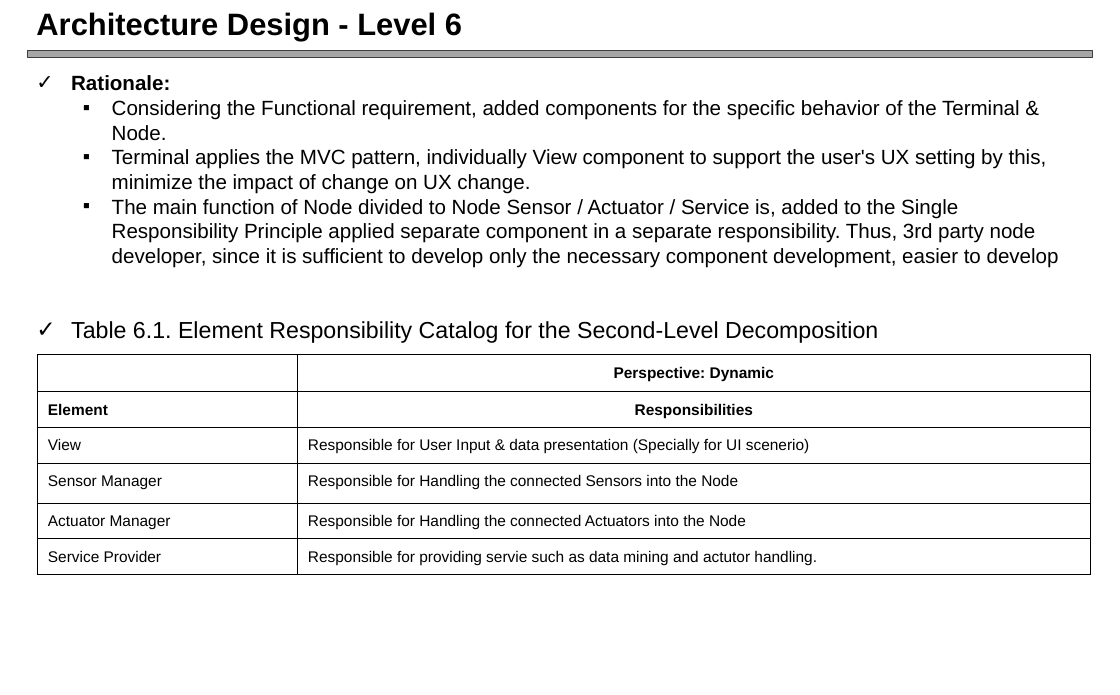
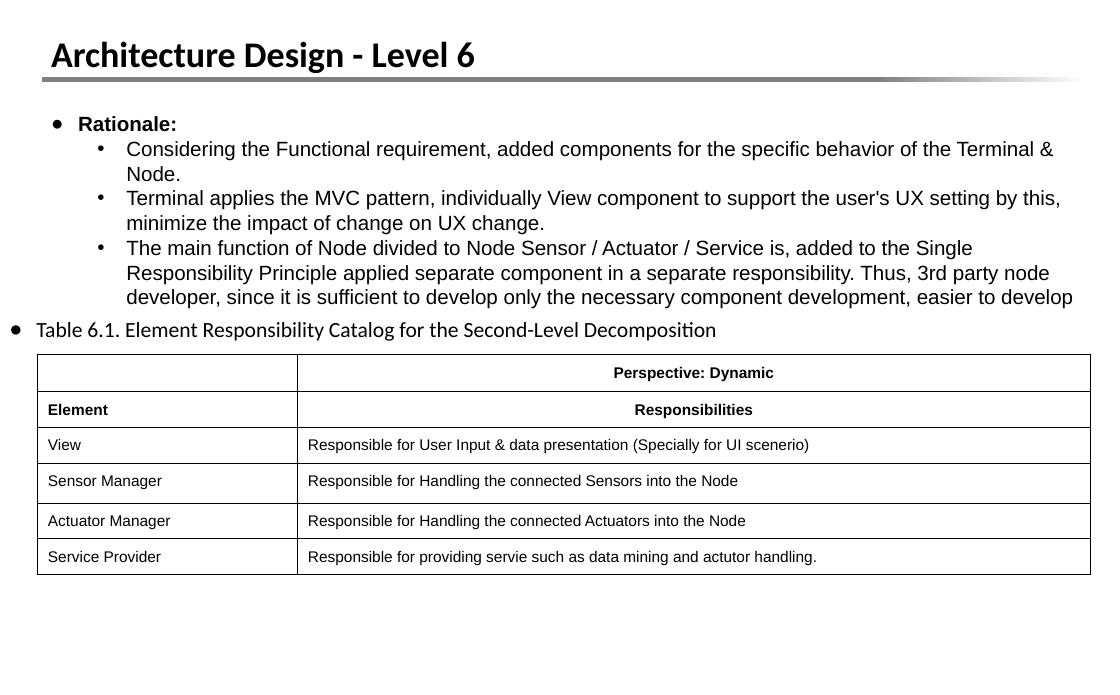
Before and after one commit to Youngsoo/iot-platform, a slide deck: slide 23 of Final_presentation_team5_v0.5.pptx. Drawn at 1120x695 pixels with LibreOffice and Linux fonts; fonts in the diff are those of the drawing. Boxes give left, top, right and bottom in pixels: in the first picture for what was removed or moved away, otherwise in the second. Text is boxed around its words. In the diff, an @@ line names an element or a change of style, - is before the commit and + after.

```diff
--- a/Final_presentation_team5_v0.5.pptx
+++ b/Final_presentation_team5_v0.5.pptx
@@ title "Architecture Design - Level 6" moved from (x1=36, y1=12, x2=462, y2=41) to (x1=51, y1=41, x2=475, y2=73) @@
@@ title "Architecture Design - Level 6" at (x1=51, y1=41, x2=475, y2=73): size 24 to 28 pt, font Arial to Calibri @@
@@ rectangle resized from (x1=27, y1=50, x2=1093, y2=57) to (x1=42, y1=27, x2=1093, y2=78) @@
@@ rectangle at (x1=42, y1=27, x2=1093, y2=78): fill #A6A6A6 to #FFFFFF; outline #404040 0.75 pt to none @@
@@ rectangle added at (x1=42, y1=78, x2=1086, y2=83), fill gradient #808080 to #FFFFFF @@
@@ text "Rationale:" moved from (x1=71, y1=75, x2=1059, y2=268) to (x1=78, y1=116, x2=1073, y2=309) @@
@@ text "Rationale:" at (x1=78, y1=116, x2=1073, y2=309): bullet ✓ to ●; bullet ▪ to • @@
@@ text "Table 6.1. Element Responsibility Catalog ..." moved from (x1=71, y1=321, x2=878, y2=343) to (x1=36, y1=322, x2=717, y2=341) @@
@@ text "Table 6.1. Element Responsibility Catalog ..." at (x1=36, y1=322, x2=717, y2=341): size 18 to 16.8 pt, font Arial to Calibri; bullet ✓ to ● @@
```
Also in this commit, not shown: 58 other slides changed.
